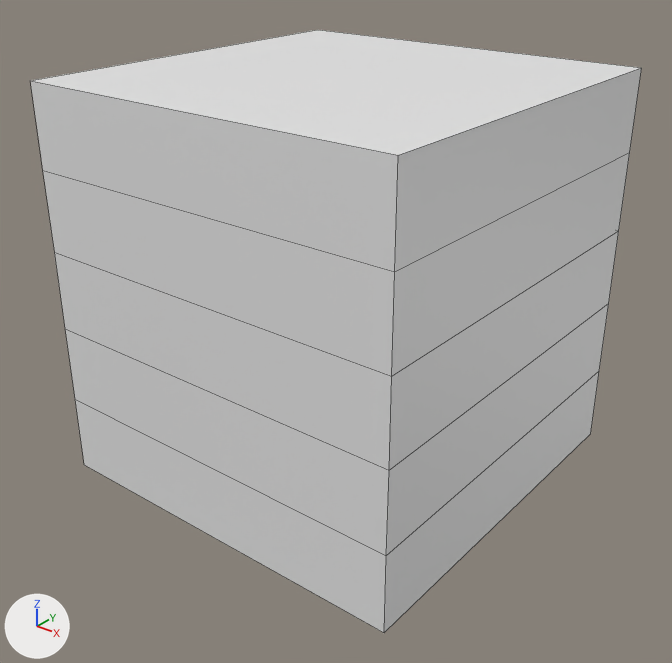
Two versions of the Blender file rct2/scenery/ShrubsAndOrnaments/wchg_Conifer-Hedge/wchg_V001.blend, one commit apart.
The view is the same before and after, from a 50 mm lens placed at (5.4, -6.9, 5.69), pointed at (0.07, -0.24, 1.56). Lighting does not change. The marker at lower left points along +X, +Y and +Z. Mesh edges are drawn as thin lines. The same objects are shown in both versions, whatever each file hides.

The older version as bpy lines, for what is in view:
```python
me_cube_001 = bpy.data.meshes.new('Cube.001')
me_cube_001.from_pydata(...)  # a box spanning x -2.0..2.0, y -2.0..2.0, z 0.0..1.63
ob_cube_001 = bpy.data.objects.new('Cube.001', me_cube_001)
ob_cube_001.location = (0.0, 0.0, 0.0)
ob_cube_001.scale = (1.0, 1.0, 0.5)
_m = ob_cube_001.modifiers.new('Array', 'ARRAY')
_m.count = 5
_m.constant_offset_displace = (0.0, 0.0, 0.0)
_m.relative_offset_displace = (0.0, 0.0, 1.0)
```
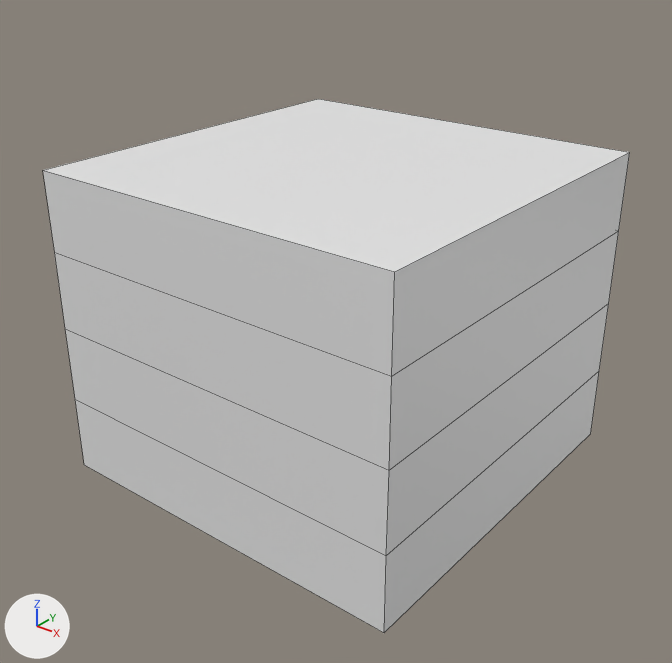
What the commit changed:
Object 'Cube.001' (ob_cube_001) has a ARRAY modifier named 'Array'.
On modifier 'Array' of object 'Cube.001' (ob_cube_001), count goes from 5 to 4.

Changed parts and their boxes (x1, y1, x2, y2) in the pictures (672 x 663 px):
'Cube.001', modifiers changed (11% shorter): before (31, 30, 642, 633); after (43, 99, 630, 633)
